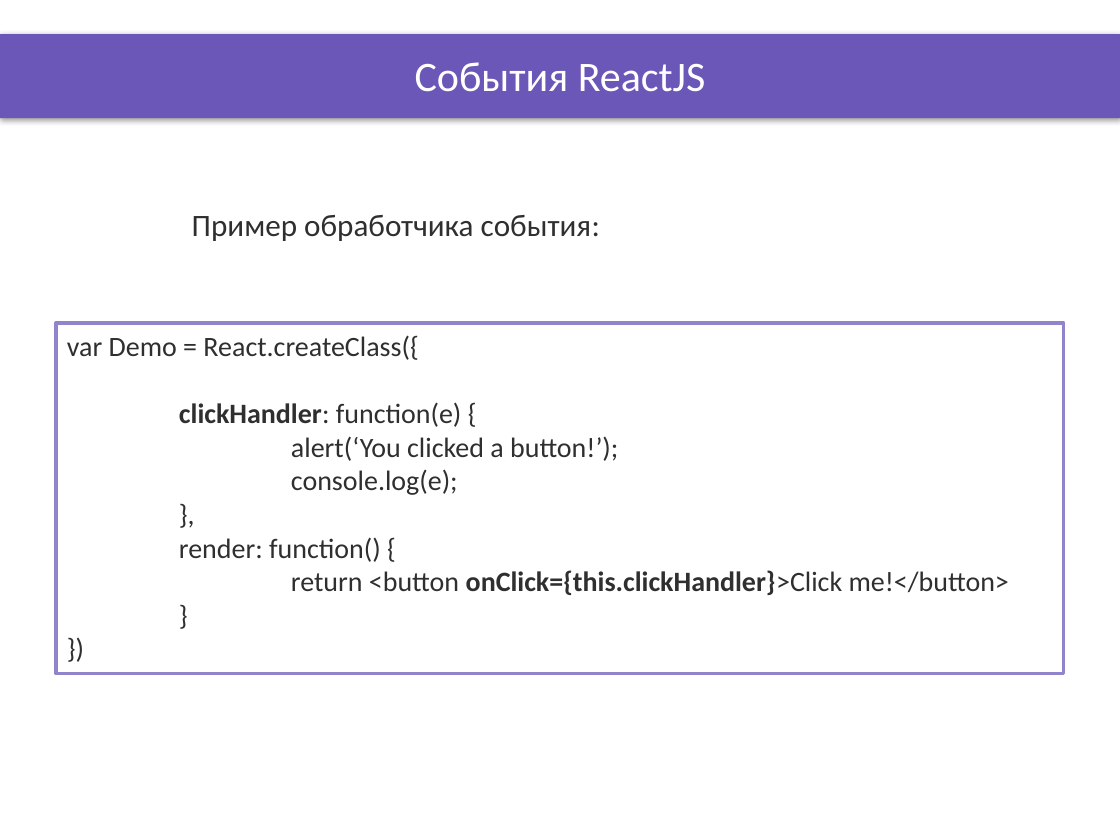
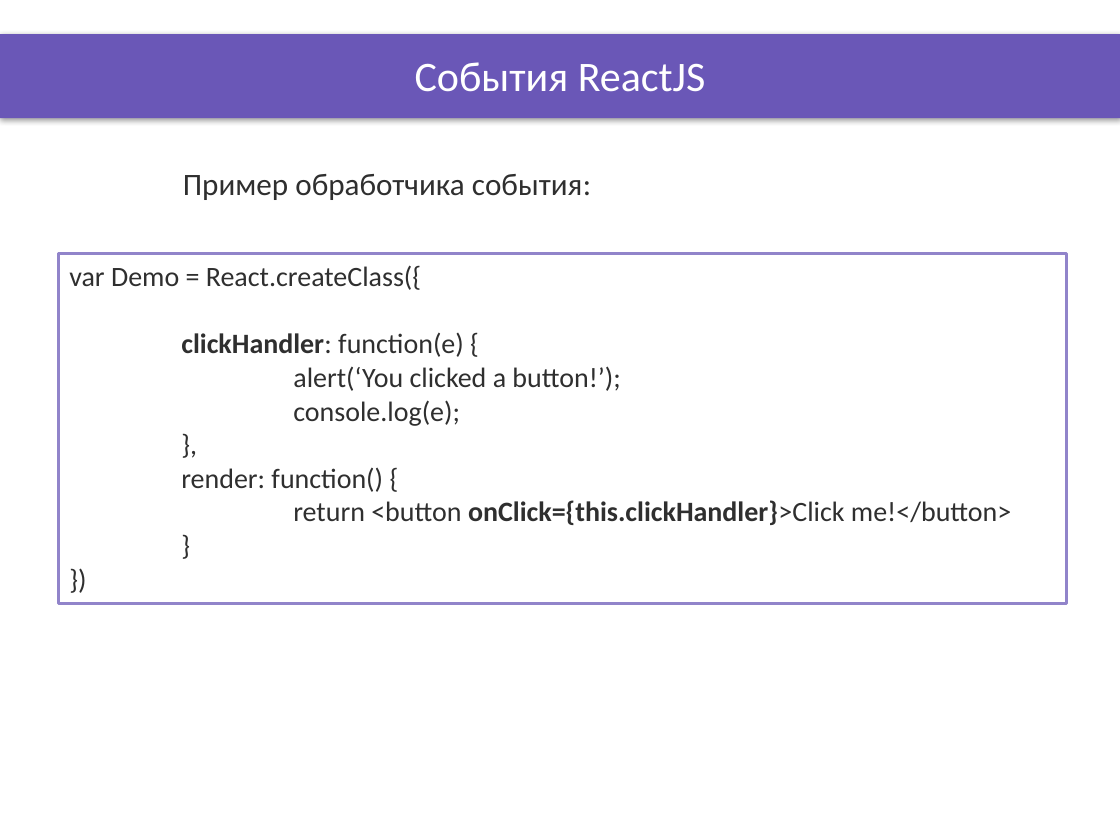
Before and after one commit to DinamickaDevelopment/ignite, a slide deck: slide 6 of ReactJS/lesson_21/Presentation/React_events.pptx. Drawn at 1120x840 pixels with LibreOffice and Linux fonts; fonts in the diff are those of the drawing; background and template pictures are left out. Boxes give left, top, right and bottom in pixels: in the first picture for what was removed or moved away, otherwise in the second. Text is boxed around its words. In the diff, an @@ line names an element or a change of style, - is before the commit and + after.

```diff
--- a/ReactJS/lesson_21/Presentation/React_events.pptx
+++ b/ReactJS/lesson_21/Presentation/React_events.pptx
@@ text "Пример обработчика события:": place and size @@
-text "Пример обработчика события:" at [192, 215, 600, 241]
+text "Пример обработчика события:" at [183, 174, 591, 200]
@@ rectangle "var Demo = React.createClass({": place and size @@
-rectangle "var Demo = React.createClass({" at [56, 323, 1064, 673]
+rectangle "var Demo = React.createClass({" at [58, 253, 1066, 604]
```
Also in this commit, not shown: 3 other slides changed, 15 other files.
